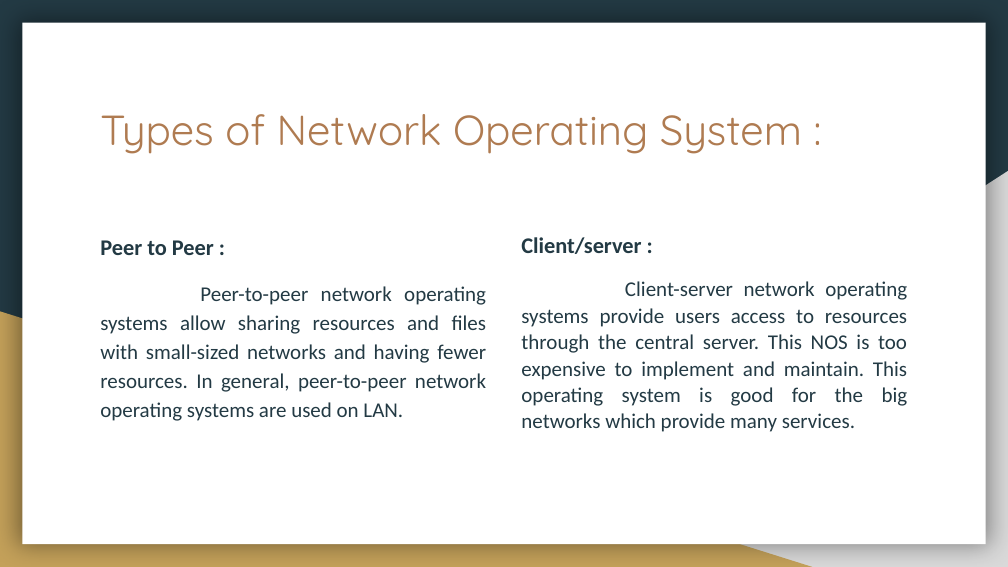
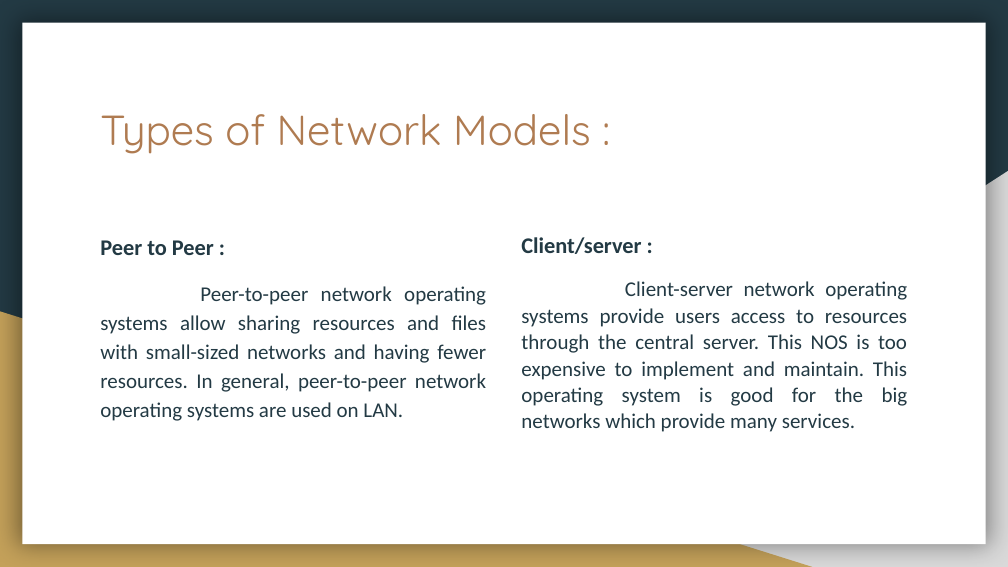
Before and after one commit to Shiddeshwaran-Selvarasu/PCdev, a slide deck: slide 4 of APK/Network Operating System.pptx. Drawn at 1008x567 pixels with LibreOffice and Linux fonts; fonts in the diff are those of the drawing. Boxes give left, top, right and bottom in pixels: in the first picture for what was removed or moved away, otherwise in the second. Text is boxed around its words. In the diff, an @@ line names an element or a change of style, - is before the commit and + after.

```diff
--- a/APK/Network Operating System.pptx
+++ b/APK/Network Operating System.pptx
@@ title at (x1=100, y1=114, x2=591, y2=154): text changed @@
-Types of Network Operating System :
+Types of Network Models :
```
